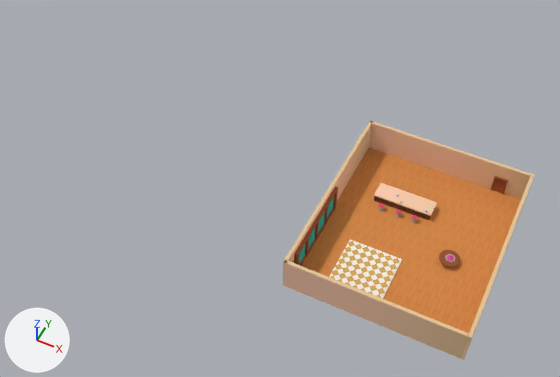
A saved change to the FBX model Assets/Art/3D/room.fbx.
Camera for both pictures: a 50 mm camera at (116.9, -143.5, 166.5) aimed at (50.1, -9.7, -0.7). The lights are fixed; the arrows at lower left show +X, +Y and +Z. Where no turn or scale is listed for an object, it has been applied to the vertices.

The older version as bpy lines, for what is in view:
```python
ob_cake = bpy.data.objects.new('cake', me_cylinder_013)
ob_cake.location = (102.1, -13.5, 1.6)
ob_floor = bpy.data.objects.new('floor', me_plane_001)
ob_floor.location = (89.9, -11.6, 0.0)
ob_isle = bpy.data.objects.new('isle', me_cube_019)
ob_isle.location = (84.4, 0.1, 0.9)
ob_stool_002 = bpy.data.objects.new('stool.002', me_cylinder_015)
ob_stool_002.location = (89.0, -4.6, 1.5)
ob_table = bpy.data.objects.new('table', me_cylinder_012)
ob_table.location = (101.9, -13.5, 1.4)
ob_wall1 = bpy.data.objects.new('wall1', me_plane_002)
ob_wall1.location = (90.0, 17.1, 4.9)
ob_wall2 = bpy.data.objects.new('wall2', me_plane_003)
ob_wall2.location = (66.4, -11.1, 4.9)
ob_wall4 = bpy.data.objects.new('wall4', me_plane_005)
ob_wall4.location = (114.1, -11.1, 4.9)
ob_window = bpy.data.objects.new('window', me_cube_018)
ob_window.location = (67.1, -22.2, 3.9)
# also in view: 'wall3' at (90.0, -39.4, 4.9); 'rug' at (83.1, -26.4, 0.2)
```
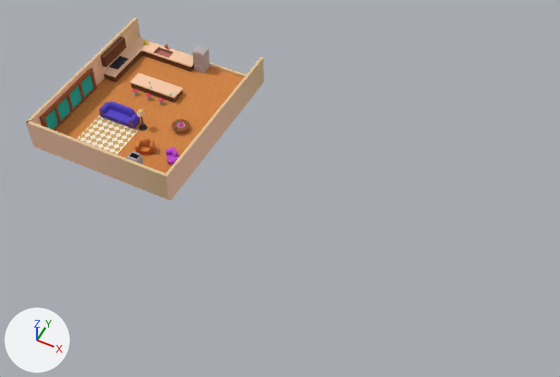
Changed parts and their boxes [x1, y1, x2, y2] in the pictures (560 x 377 px):
'floor', moved
    before: [286, 148, 521, 359]
    after: [44, 56, 244, 199]
'wall3', moved
    before: [284, 260, 469, 358]
    after: [26, 121, 168, 200]
'wall1', mesh rescaled, moved
    before: [369, 121, 531, 199]
    after: [210, 63, 246, 77]
'wall4', moved
    before: [461, 174, 534, 360]
    after: [164, 57, 264, 201]
'rug', moved
    before: [329, 239, 402, 299]
    after: [77, 116, 138, 154]
'wall2', moved
    before: [283, 120, 373, 285]
    after: [26, 17, 141, 146]
'window', moved
    before: [294, 186, 338, 266]
    after: [40, 68, 97, 131]
'isle', moved
    before: [374, 183, 437, 220]
    after: [130, 73, 183, 103]
'isle.001', added (beige)
    after: [142, 42, 194, 72]
'couch', added (blue)
    after: [99, 101, 140, 129]
'isle.002', added (beige)
    after: [103, 37, 150, 82]
'fridge', added
    after: [192, 46, 210, 73]
'Cube.014', added
    after: [100, 37, 126, 67]
'table', moved
    before: [439, 250, 460, 267]
    after: [172, 119, 190, 132]
'armchair2', added
    after: [135, 137, 155, 155]
'door', moved, turned (not visible afterwards)
    before: [490, 176, 508, 194]
'armchair1', added
    after: [166, 147, 179, 166]
'vitro', added
    after: [109, 56, 128, 70]
'fireplace', added
    after: [127, 151, 143, 164]
'cake', moved
    before: [445, 254, 455, 262]
    after: [177, 122, 185, 128]
'lamp', added
    after: [137, 109, 148, 131]
'stool.002', moved
    before: [412, 215, 418, 223]
    after: [158, 98, 163, 105]
'stool.001', moved
    before: [396, 210, 402, 217]
    after: [146, 94, 151, 100]
'stool', moved
    before: [379, 203, 385, 211]
    after: [132, 89, 138, 95]

What changed in the scene script:
```text
Change me_plane_002:
    where me_plane_002.from_pydata(...)  # 8 vertices, 6 faces; spans x -23.8..23.8, y -0.5..0.5, z -5.0..5.0
    me_plane_002 part 1: the whole mesh is scaled about its middle by (1, 1, 0.0912), then moved by (0.0, 0.0, -4.6)
Change ob_floor:
    ob_floor.location: (89.9, -11.6, 0.0) -> (0.0, 0.0, 0.0)
Change ob_rug:
    ob_rug.location: (83.1, -26.4, 0.2) -> (-6.7, -16.0, -0.1)
Change ob_wall1:
    ob_wall1.location: (90.0, 17.1, 4.9) -> (0.1, 28.7, 4.9)
Change ob_window:
    ob_window.location: (67.1, -22.2, 3.9) -> (-22.8, -10.6, 3.9)
Change ob_wall4:
    ob_wall4.location: (114.1, -11.1, 4.9) -> (24.2, 0.5, 4.9)
Change ob_stool_001:
    ob_stool_001.location: (84.3, -4.6, 1.5) -> (-4.3, 5.3, 1.5)
Change ob_cake:
    ob_cake.location: (102.1, -13.5, 1.6) -> (12.2, -1.9, 1.6)
Change ob_wall3:
    ob_wall3.location: (90.0, -39.4, 4.9) -> (0.1, -27.7, 4.9)
Change ob_door:
    ob_door.location: (106.4, 16.6, 3.5) -> (23.8, 15.5, 3.5)
    ob_door.rotation_euler: (0.0, 0.0, 0.0) -> (0.0, 0.0, -1.571)  # degrees (0, 0, 0) -> degrees (0, 0, -90)
Change ob_table:
    ob_table.location: (101.9, -13.5, 1.4) -> (12.0, -1.9, 1.4)
Change ob_stool_002:
    ob_stool_002.location: (89.0, -4.6, 1.5) -> (0.3, 5.3, 1.5)
Change ob_stool:
    ob_stool.location: (79.2, -4.6, 1.5) -> (-9.4, 5.3, 1.5)
Change ob_isle:
    ob_isle.location: (84.4, 0.1, 0.9) -> (-4.2, 9.9, 0.9)
Change ob_wall2:
    ob_wall2.location: (66.4, -11.1, 4.9) -> (-23.5, 0.5, 4.9)
Add ob_vitro:
    ob_vitro = bpy.data.objects.new('vitro', me_cube_031)  # a box spanning x -1.65..1.65, y -3.13..3.13, z -1.0..1.0; in mat_character_01 (picture img_tx_character_png)
    ob_vitro.location = (-21.2, 13.7, 1.7)
Add ob_isle_001:
    ob_isle_001 = bpy.data.objects.new('isle.001', me_cube_028)  # 74 vertices, 72 faces; spans x -13.7..10.5, y -2.6..2.6, z -1.4..1.3; in mat_character_01 (picture img_tx_character_png)
    ob_isle_001.location = (-9.5, 25.5, 1.1)
Add ob_fireplace:
    ob_fireplace = bpy.data.objects.new('fireplace', me_cube_025)  # 72 vertices, 64 faces; spans x -5.05..5.04, y -1.36..1.51, z -3.45..6.86; in mat_character_01 (picture img_tx_character_png)
    ob_fireplace.location = (12.4, -25.6, 3.2)
Add ob_lamp:
    ob_lamp = bpy.data.objects.new('lamp', me_cylinder_021)  # 256 vertices, 226 faces; spans x -1.34..1.34, y -1.34..1.34, z -0.16..6.92; in mat_character_01 (picture img_tx_character_png)
    ob_lamp.location = (1.3, -6.6, 0.1)
Add ob_fridge:
    ob_fridge = bpy.data.objects.new('fridge', me_cube_030)  # 82 vertices, 78 faces; spans x -2.07..2.07, y -2.05..1.86, z -3.9..4.33; in mat_character_01 (picture img_tx_character_png)
    ob_fridge.location = (3.1, 26.3, 3.5)
Add ob_isle_002:
    ob_isle_002 = bpy.data.objects.new('isle.002', me_cube_029)  # 16 vertices, 14 faces; spans x -2.6..2.6, y -7.3..13.7, z -1.4..1.3; in mat_character_01 (picture img_tx_character_png)
    ob_isle_002.location = (-21.0, 14.5, 1.2)
Add ob_armchair1:
    ob_armchair1 = bpy.data.objects.new('armchair1', me_cube_026)  # 138 vertices, 136 faces; spans x -3.0..2.75, y -2.8..2.51, z -1.86..2.7; in mat_character_01 (picture img_tx_character_png)
    ob_armchair1.location = (17.4, -14.6, 1.8)
Add ob_painting2:
    ob_painting2 = bpy.data.objects.new('painting2', me_cube_024)  # 16 vertices, 14 faces; spans x -1.88..1.88, y -0.24..0.33, z -2.48..2.48; in mat_character_01 (picture img_tx_character_png)
    ob_painting2.location = (17.7, -26.6, 6.3)
Add ob_painting1:
    ob_painting1 = bpy.data.objects.new('painting1', me_cube_023)  # 16 vertices, 14 faces; spans x -1.88..1.88, y -0.24..0.33, z -2.48..2.48; in mat_character_01 (picture img_tx_character_png)
    ob_painting1.location = (6.8, -26.6, 6.3)
Add ob_armchair2:
    ob_armchair2 = bpy.data.objects.new('armchair2', me_cube_027)  # 138 vertices, 136 faces; spans x -2.84..3.05, y -2.55..2.24, z -1.86..2.7; in mat_character_01 (picture img_tx_character_png)
    ob_armchair2.location = (7.5, -14.6, 1.8)
Add ob_couch:
    ob_couch = bpy.data.objects.new('couch', me_cube_020)  # 344 vertices, 330 faces; spans x -6.23..6.23, y -2.1..1.54, z -2.16..3.02; in mat_character_01 (picture img_tx_character_png)
    ob_couch.location = (-6.8, -6.7, 2.1)
Add ob_cube_014:
    ob_cube_014 = bpy.data.objects.new('Cube.014', me_cube_032)  # a box spanning x -1.02..1.02, y -5.72..5.72, z -1.96..1.96; in mat_character_01 (picture img_tx_character_png)
    ob_cube_014.location = (-22.4, 13.4, 7.1)
```
